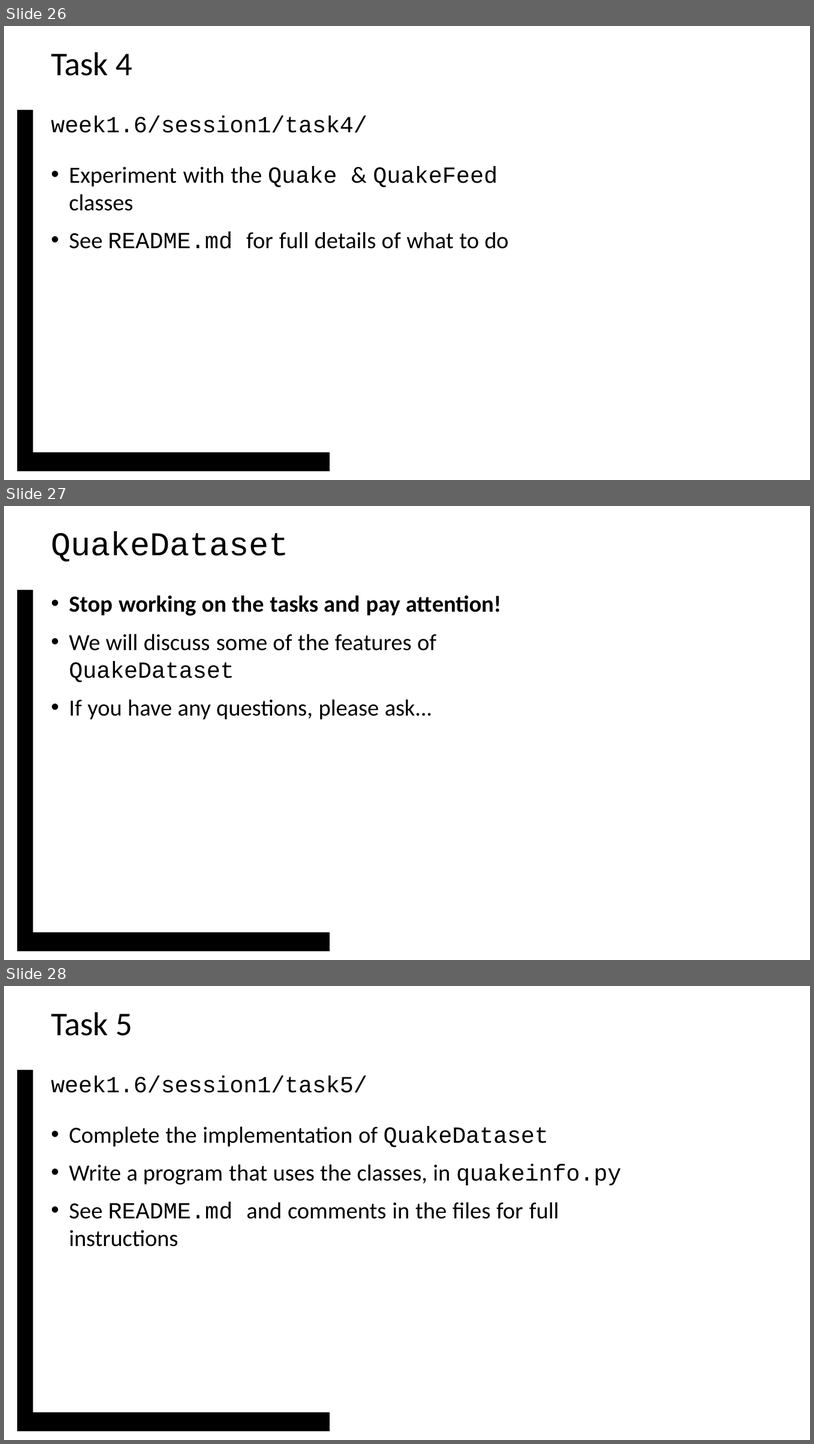
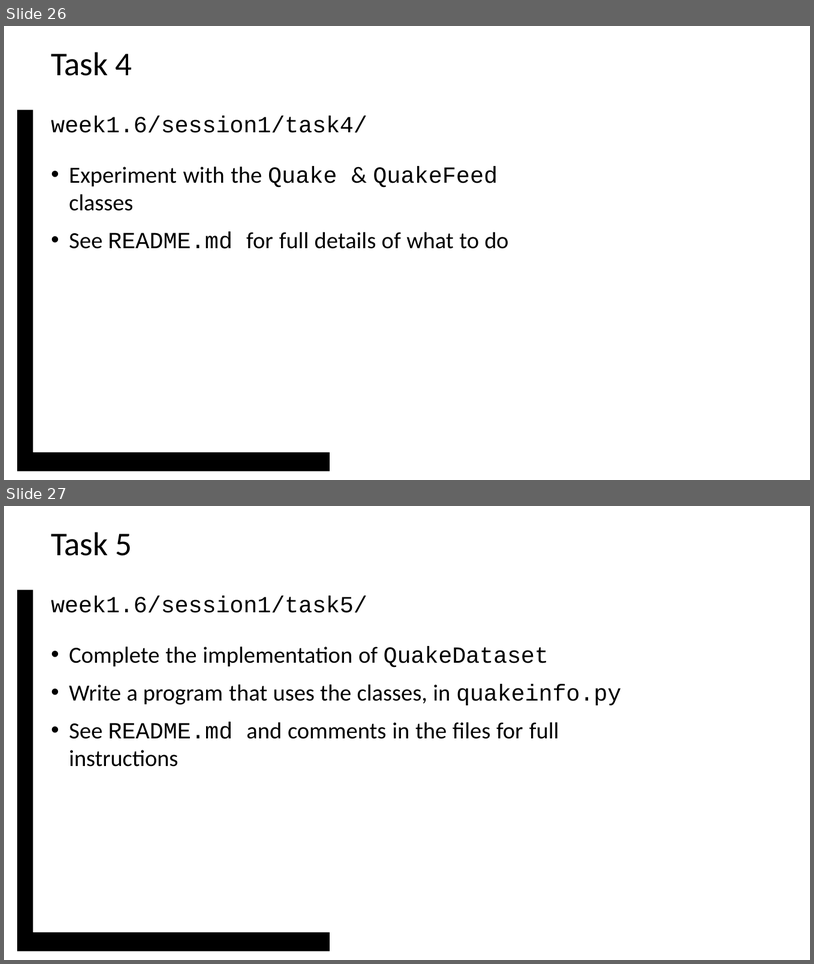
Before and after one commit to vcboy1/Leeds, a slide deck: 26fall/1850/Note/w1.6_s1_oop_relation.pptx. Shown one above the other, each under a label of ours: slides 26, 27 and 28 before the commit, slides 26 and 27 after it. The pictures are 814x1444 and 814x964 pixels, drawn with LibreOffice and Linux fonts; fonts in the diff are those of the drawing; background and template pictures are left out. Boxes give left, top, right and bottom in pixels: in the first picture for what was removed or moved away, otherwise in the second. Text is boxed around its words. In the diff, an @@ line names an element or a change of style, - is before the commit and + after.

```diff
--- a/26fall/1850/Note/w1.6_s1_oop_relation.pptx
+++ b/26fall/1850/Note/w1.6_s1_oop_relation.pptx
@@ slide 27 removed at (4, 506, 810, 960), background #FFFFFF; not listed: 1 template element that a slide beside it also shows @@
@@ title removed at (51, 531, 288, 562) @@
-QuakeDataset
@@ text removed at (69, 595, 501, 720) @@
-• Stop working on the tasks and pay attention!
-• We will discuss some of the features of QuakeDataset
-• If you have any questions, please ask...
@@ what was slide 28 is now slide 27 @@
```
Also in this commit, not shown: 1 slide added, 1 other slide removed.
